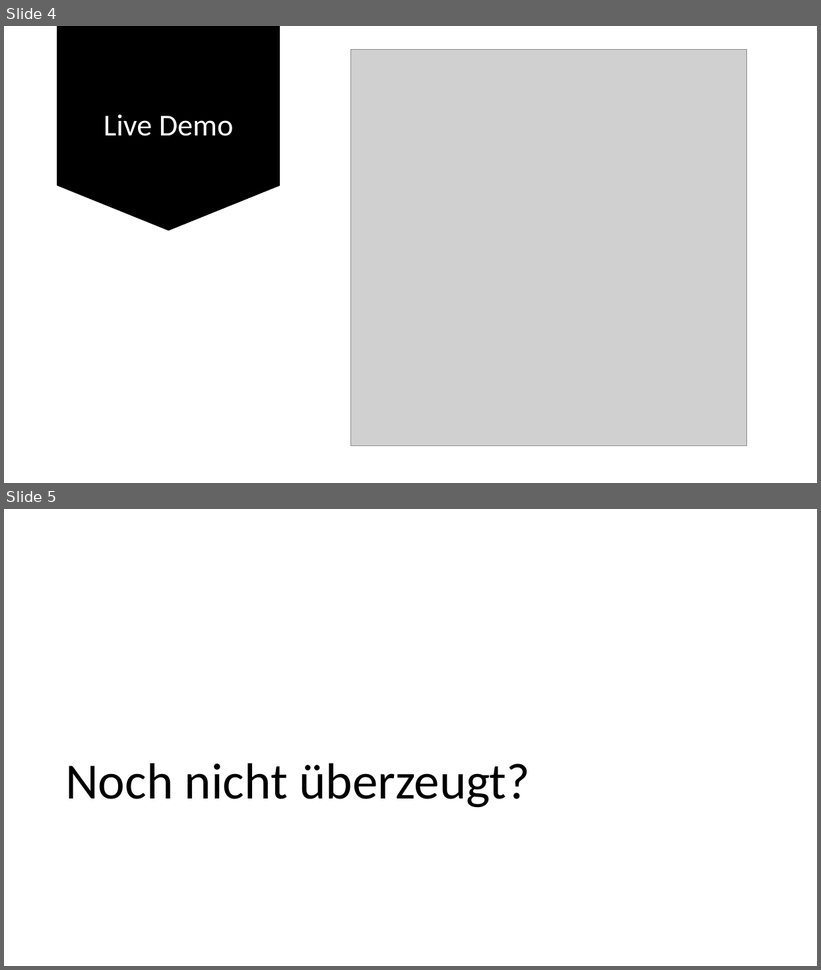
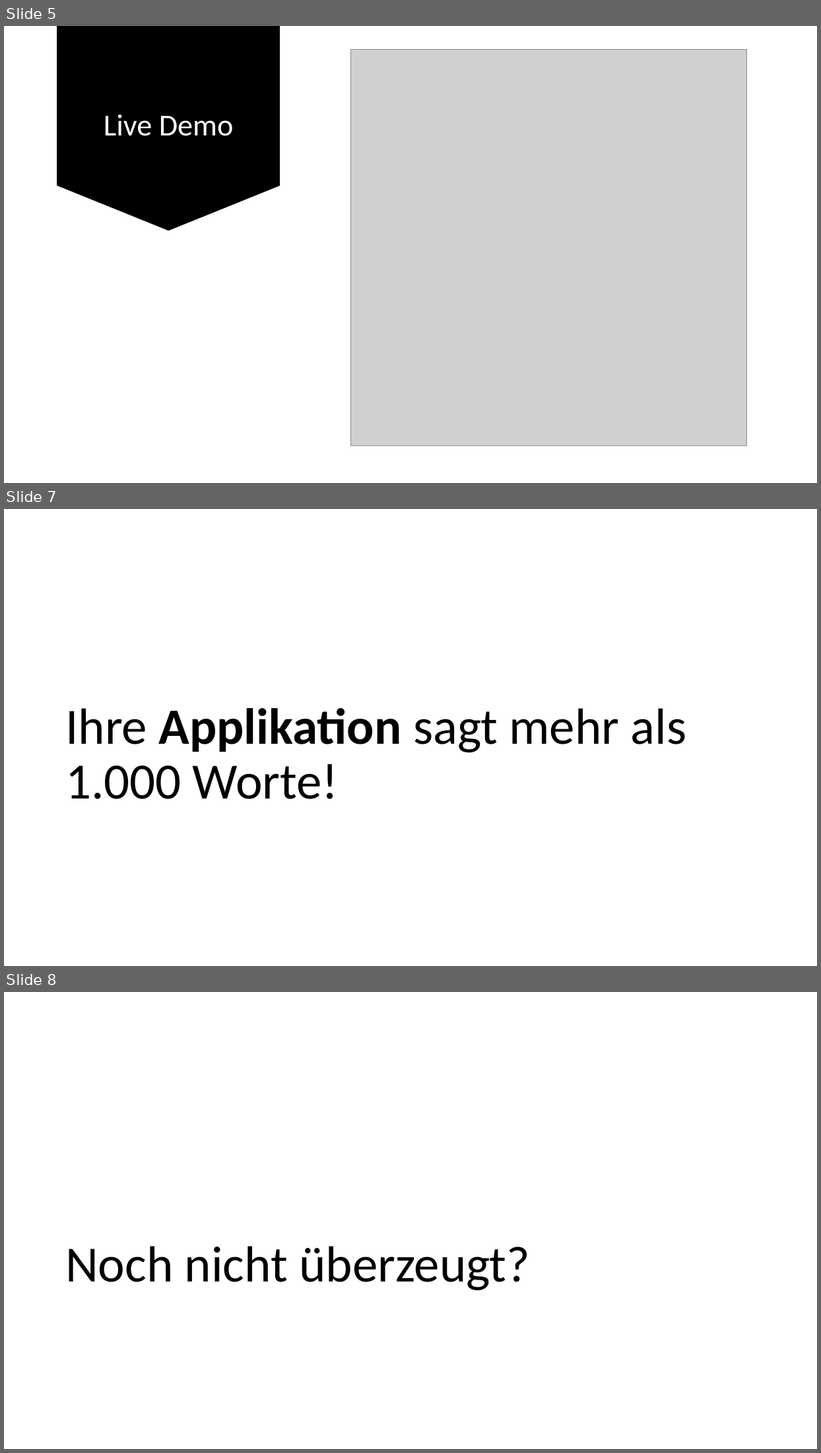
Before and after one commit to Masterarth/PM, a slide deck: documents/projectmanagement/Praesentationen/Abschlusspräsentation.pptx. Shown one above the other, each under a label of ours: slides 4 and 5 before the commit, slides 5, 7 and 8 after it; the slides between them are not shown. The pictures are 821x970 and 821x1453 pixels, drawn with LibreOffice and Linux fonts; fonts in the diff are those of the drawing; grey boxes stand for pictures. Boxes give left, top, right and bottom in pixels: in the first picture for what was removed or moved away, otherwise in the second. Text is boxed around its words. In the diff, an @@ line names an element or a change of style, - is before the commit and + after.

```diff
--- a/documents/projectmanagement/Praesentationen/Abschlusspräsentation.pptx
+++ b/documents/projectmanagement/Praesentationen/Abschlusspräsentation.pptx
@@ slide 7 added at [4,509,817,966], background #FFFFFF @@
@@ title added at [65,708,687,799], 60 pt, text #000000 @@
+Ihre Applikation sagt mehr als 1.000 Worte!
@@ what was slide 4 is now slide 5 @@
@@ what was slide 5 is now slide 8 @@
```
Also in this commit, not shown: 3 other slides added.
